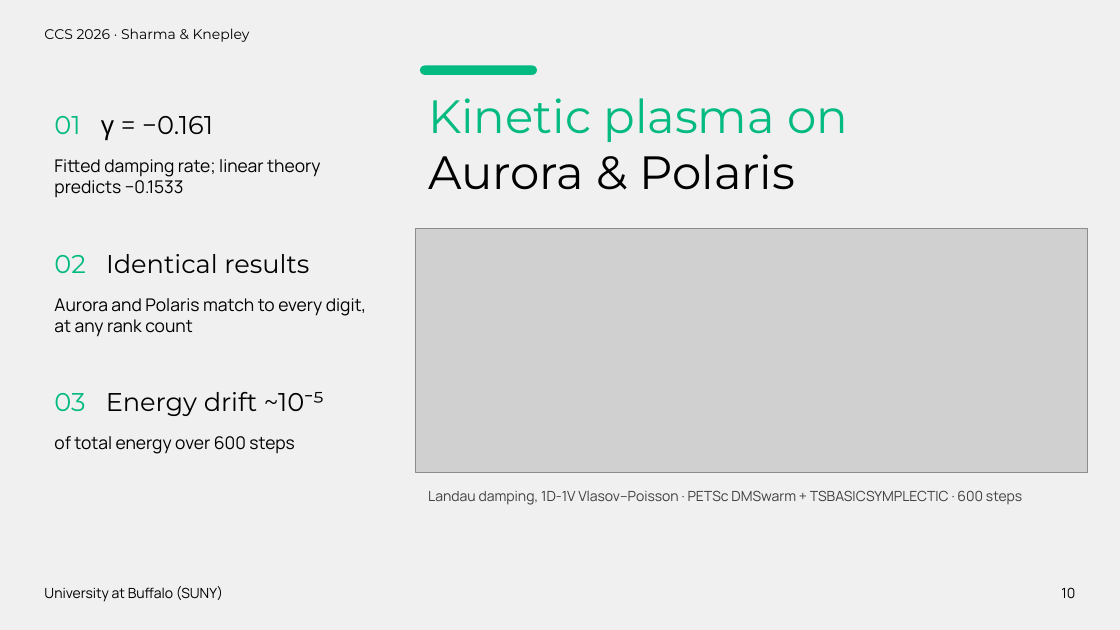
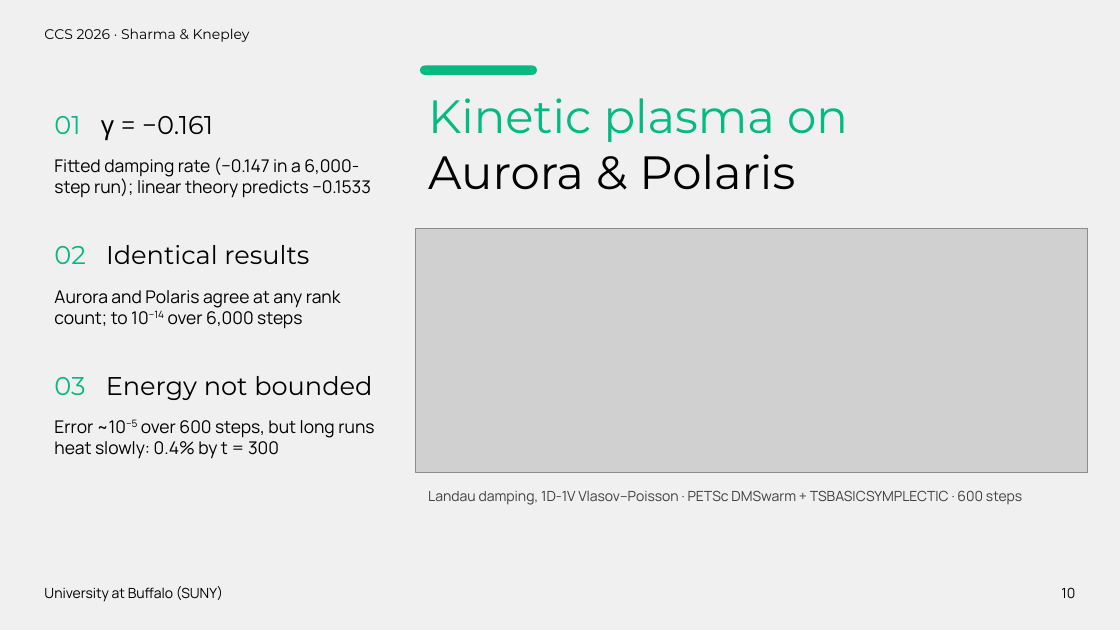
Before and after one commit to engineer-scientist/ccs2026-structure-preserving-plasma, a slide deck: slide 10 of presentation/CCS2026_Sharma_StructurePreservingPlasma.pptx. Drawn at 1120x630 pixels with LibreOffice and Linux fonts; fonts in the diff are those of the drawing; grey boxes stand for pictures. Boxes give left, top, right and bottom in pixels: in the first picture for what was removed or moved away, otherwise in the second. Text is boxed around its words. In the diff, an @@ line names an element or a change of style, - is before the commit and + after.

Commit message:
Deck and report: Phase 4 results (64-node weak scaling, strong scaling, long-run conservation; backup slides; report chapter 10)

```diff
--- a/presentation/CCS2026_Sharma_StructurePreservingPlasma.pptx
+++ b/presentation/CCS2026_Sharma_StructurePreservingPlasma.pptx
@@ text at bbox=[54, 157, 371, 198]: text changed @@
-Fitted damping rate; linear theory predicts −0.1533
+Fitted damping rate (−0.147 in a 6,000-step run); linear theory predicts −0.1533
@@ text "02 Identical results": place and size @@
-text "02 Identical results" at bbox=[54, 254, 309, 273]
+text "02 Identical results" at bbox=[54, 245, 309, 264]
@@ text at bbox=[54, 290, 341, 329]: text changed @@
-Aurora and Polaris match to every digit, at any rank count
+Aurora and Polaris agree at any rank count; to 10−14 over 6,000 steps
@@ text at bbox=[54, 376, 372, 400]: text changed @@
-03 Energy drift ~10⁻⁵
+03 Energy not bounded
@@ text at bbox=[54, 419, 374, 459]: text changed @@
-of total energy over 600 steps
+Error ~10−5 over 600 steps, but long runs heat slowly: 0.4% by t = 300
```
Also in this commit, not shown: 3 other slides changed, 2 slides added, 2 other files.
